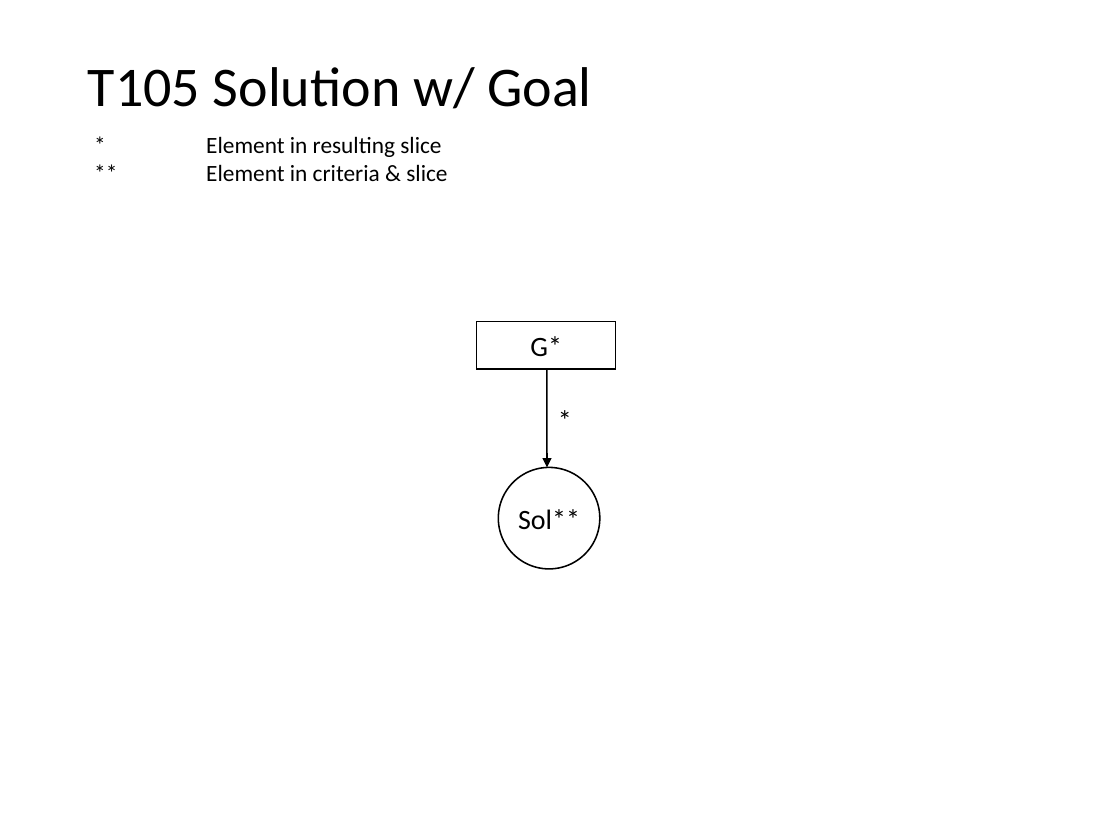
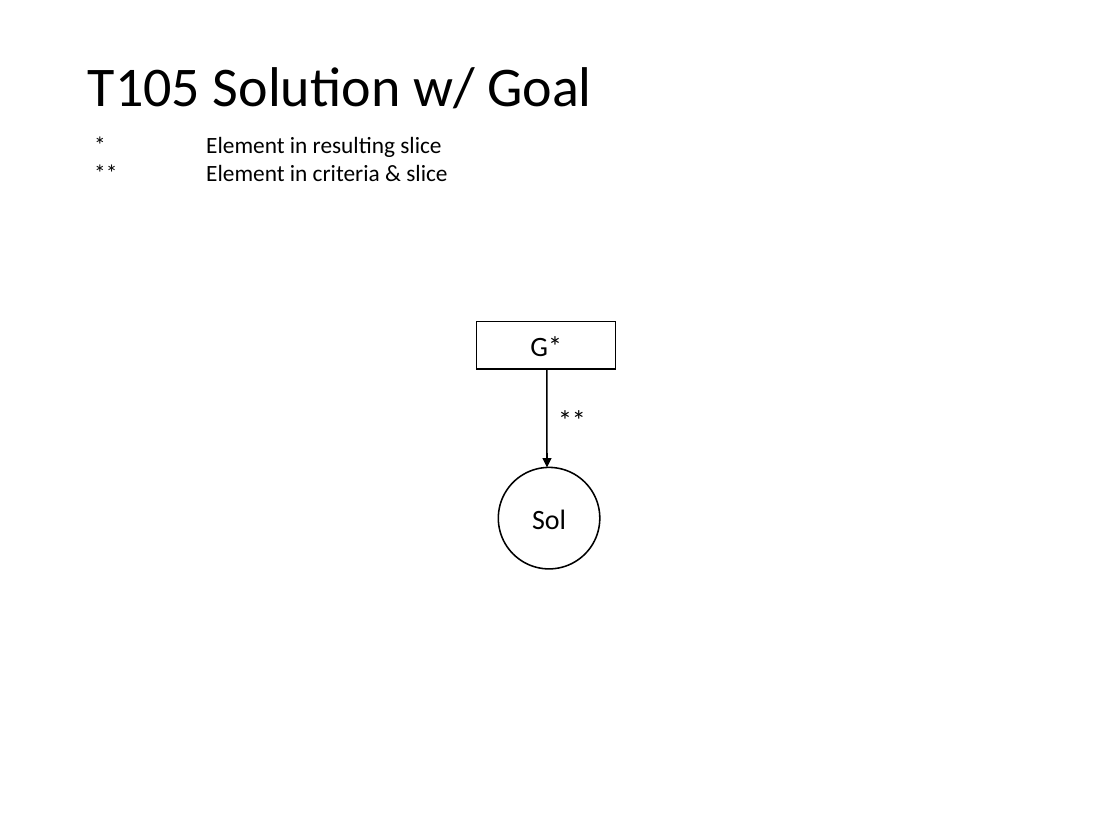
Before and after one commit to nlsfung/MMINT_Examples, a slide deck: slide 7 of GSNSliceRecheckTestSuite/TestSuite.ppt. Drawn at 1120x840 pixels with LibreOffice and Linux fonts; fonts in the diff are those of the drawing. Boxes give left, top, right and bottom in pixels: in the first picture for what was removed or moved away, otherwise in the second. Text is boxed around its words. In the diff, an @@ line names an element or a change of style, - is before the commit and + after.

```diff
--- a/GSNSliceRecheckTestSuite/TestSuite.ppt
+++ b/GSNSliceRecheckTestSuite/TestSuite.ppt
@@ text at (x1=547, y1=396, x2=608, y2=441): text changed @@
-*
+**
@@ text in ellipse at (x1=532, y1=509, x2=566, y2=529): text changed @@
-Sol**
+Sol
```
Also in this commit, not shown: 4 other slides changed, 5 slides added, 31 other files.
